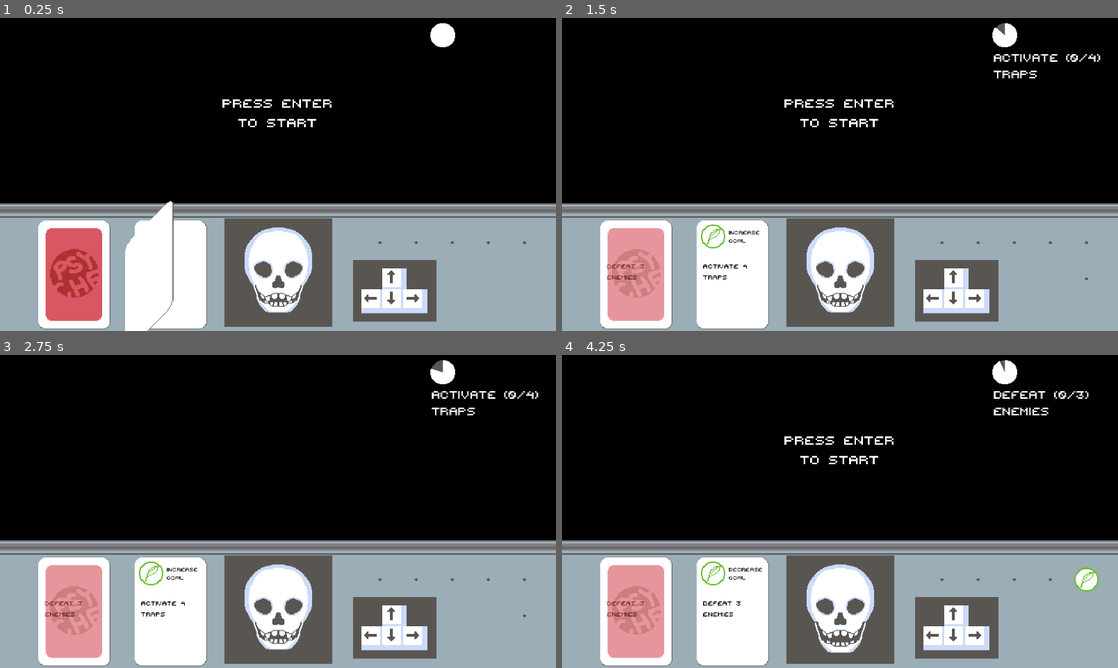
Above: before the commit, frames 1-4 (two rows, left to right).
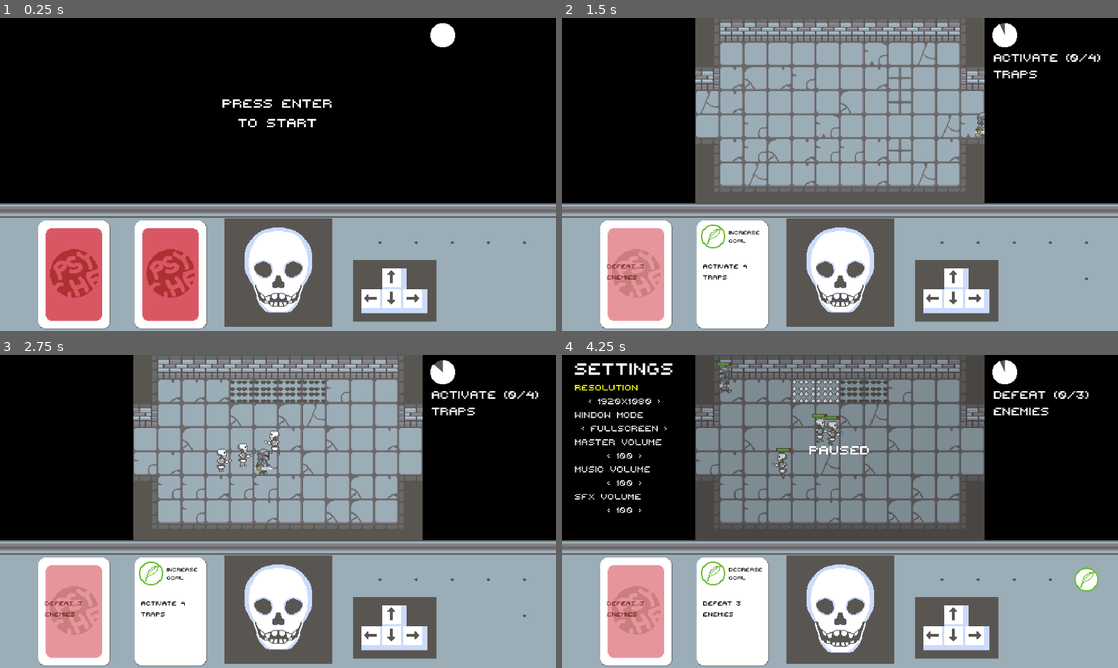
Above: after the commit, the same moments.

Repository: GoldenAppler-eng/Psyches-Dungeon
Game: Godot game, scene res://scenes/world.tscn
Same seed, same stepped clock (60 frames per second), same inputs: the game is played once before the commit and once after it. Sound files missing from this copy of the repository are replaced by a short silence.
Inputs (mouse positions are in pixels of both pictures, inside the frame that each line leads up to):
- Up to frame 1 (0.25 s): no input
- Up to frame 2 (1.5 s): tap Enter (start) at 0.5, 1.25 s; move the mouse to (962, 158) at 0.52 s; hold Right (move_right) 0.53-1.28 s; hold Space (attack) 0.53-1.28 s; click (962, 158) at 0.67 s; move the mouse to (728, 190) at 1.27 s; hold Down (move_down) from 1.28 s (still down); tap E (open_chest) at 1.35 s
- Up to frame 3 (2.75 s): tap Enter (start) at 2, 2.1 s; move the mouse to (333, 442) at 2.02 s; release Down (move_down) at 2.03 s; hold Right (move_right) from 2.03 s (still down)
- Up to frame 4 (4.25 s): move the mouse to (812, 574) at 2.77 s; release Right (move_right) at 2.78 s; hold Up (move_up) 2.78-3.53 s; tap Space (attack) at 2.85 s; click (812, 574) at 2.92 s; tap Enter (start) at 3.5 s; move the mouse to (1006, 558) at 3.52 s; hold Left (move_left) from 3.53 s (still down); tap E (open_chest) at 3.6 s; tap Escape (pause) at 4.15 s

The runs differ from the first frame. In frame 1, 3.7% of the frame differs, in the area x 22-36%, y 58-100%; in frame 2, 31%; in frame 3, 31%; in frame 4, 32%, in the area x 2-76%, y 0-60%.
Error before the commit: Trying to assign value of type 'settings_ui.gd' to a variable of type 'menu.gd'. (res://scripts/menu/ui.gd:15)

Commit message:
Fixed bugs with menu state machine and states

Diff:
--- a/scripts/game_win_menu.gd
+++ b/scripts/game_win_menu.gd
@@ -22,6 +22,8 @@
 func exit() -> void:
 	super()
 
+	set_game_paused(false)
+
 func process_frame(delta : float) -> Menu:
 	if retried:
 		return idle_menu
--- a/scripts/menu/game_over_menu.gd
+++ b/scripts/menu/game_over_menu.gd
@@ -22,6 +22,8 @@
 func exit() -> void:
 	super()
 
+	set_game_paused(false)
+
 func process_frame(delta : float) -> Menu:
 	if retried:
 		return idle_menu
--- a/scripts/menu/ui.gd
+++ b/scripts/menu/ui.gd
@@ -12,8 +12,10 @@
 }
 
 func _ready() -> void:
-	for menu : Menu in get_children():
-		menu.init(game_node)
+	for node : Node in get_children():
+		if node is Menu:
+			var menu : Menu = node as Menu
+			menu.init(game_node)
 
 	change_menu(initial_menu)
 
